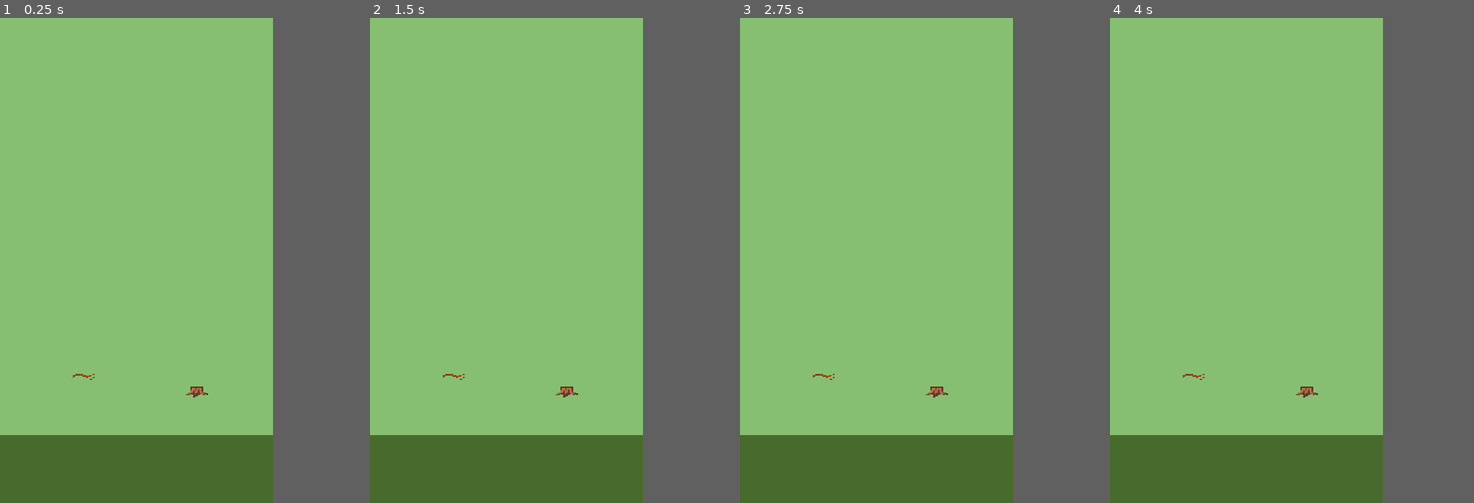
Above: before the commit, frames 1-4 (left to right).
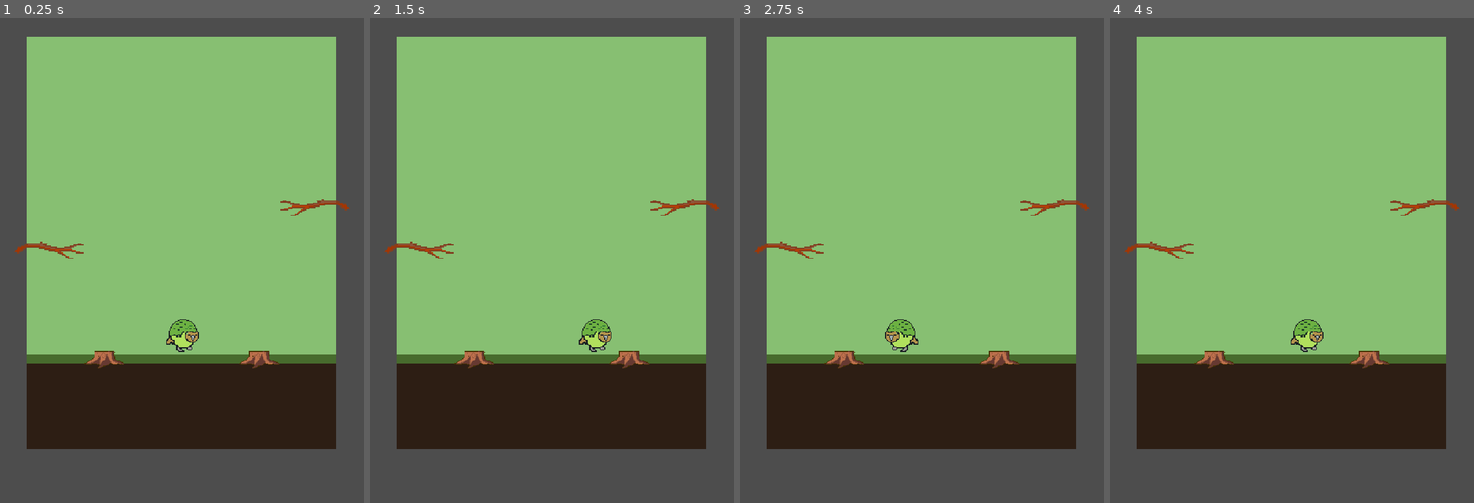
Above: after the commit, the same moments.

Repository: CCp0/Glockapo
Game: Godot game, scene res://scenes/arena.tscn
Two runs of this game, one before a commit and one after it. Both use one fixed random seed, a clock stepped at 60 frames per second and the inputs below.
Inputs (mouse positions are in pixels of both pictures, inside the frame that each line leads up to):
- Up to frame 1 (0.25 s): no input
- Up to frame 2 (1.5 s): tap Enter at 0.5 s; move the mouse to (566, 236) at 0.52 s; hold D (move_right, bound only after the commit) 0.53-1.25 s; tap W (move_up, bound only after the commit) at 0.6, 0.77, 1.07 s; click (566, 236) at 0.67 s; drag from (450, 284) to (493, 357) at 1.27 s
- Up to frame 3 (2.75 s): tap Space at 2 s; move the mouse to (903, 153) at 2.02 s; hold A (move_left, bound only after the commit) from 2.03 s (still down); tap W (move_up, bound only after the commit) at 2.1 s
- Up to frame 4 (4 s): release A (move_left, bound only after the commit) at 2.75 s; drag from (1233, 357) to (1164, 187) at 2.77 s; tap Enter at 3.5 s; move the mouse to (1328, 333) at 3.52 s; hold D (move_right, bound only after the commit) from 3.53 s (still down); tap W (move_up, bound only after the commit) at 3.6, 3.77 s
In our replay, the window is 450x800 before the commit and 600x800 after it. These sizes can differ from the game's own. Grey fills any space a smaller window leaves; there, only what the larger window draws over its background counts as a difference.

The runs differ from the first frame. In frame 1, 45% of the frame differs, in the area x 0-100%, y 0-100%; in frame 2, 45%; in frame 3, 45%; in frame 4, 45%.

Commit message:
Added Kakapo
Updated movement and made the scene appear closer. Edited stump and branches to be more appropriately placed.

Diff:
--- /dev/null
+++ b/autoloads/input_bridge.gd
@@ -0,0 +1,15 @@
+extends Node
+
+var move_vector: Vector2 = Vector2.ZERO
+
+var _touch_move_vector: Vector2 = Vector2.ZERO
+
+
+func _process(_delta: float) -> void:
+	var keyboard_vector: Vector2 = Input.get_vector("move_left", "move_right", "move_up", "move_down")
+	# Keyboard wins when active so desktop testing isn't fighting a leftover touch value.
+	move_vector = keyboard_vector if keyboard_vector != Vector2.ZERO else _touch_move_vector
+
+
+func set_touch_move_vector(vector: Vector2) -> void:
+	_touch_move_vector = vector
--- a/project.godot
+++ b/project.godot
@@ -18,13 +18,37 @@
 [autoload]
 
 GameState="*res://autoloads/game_state.gd"
+InputBridge="*res://autoloads/input_bridge.gd"
 
 [display]
 
 window/size/viewport_width=720
-window/size/viewport_height=1280
+window/size/viewport_height=960
 window/stretch/mode="canvas_items"
 window/stretch/aspect="expand"
+
+[input]
+
+move_left={
+"deadzone": 0.2,
+"events": [Object(InputEventKey,"resource_local_to_scene":false,"resource_name":"","device":-1,"window_id":0,"alt_pressed":false,"shift_pressed":false,"ctrl_pressed":false,"meta_pressed":false,"pressed":false,"keycode":0,"physical_keycode":65,"key_label":0,"unicode":0,"location":0,"echo":false,"script":null)
+]
+}
+move_right={
+"deadzone": 0.2,
+"events": [Object(InputEventKey,"resource_local_to_scene":false,"resource_name":"","device":-1,"window_id":0,"alt_pressed":false,"shift_pressed":false,"ctrl_pressed":false,"meta_pressed":false,"pressed":false,"keycode":0,"physical_keycode":68,"key_label":0,"unicode":0,"location":0,"echo":false,"script":null)
+]
+}
+move_up={
+"deadzone": 0.2,
+"events": [Object(InputEventKey,"resource_local_to_scene":false,"resource_name":"","device":-1,"window_id":0,"alt_pressed":false,"shift_pressed":false,"ctrl_pressed":false,"meta_pressed":false,"pressed":false,"keycode":0,"physical_keycode":87,"key_label":0,"unicode":0,"location":0,"echo":false,"script":null)
+]
+}
+move_down={
+"deadzone": 0.2,
+"events": [Object(InputEventKey,"resource_local_to_scene":false,"resource_name":"","device":-1,"window_id":0,"alt_pressed":false,"shift_pressed":false,"ctrl_pressed":false,"meta_pressed":false,"pressed":false,"keycode":0,"physical_keycode":83,"key_label":0,"unicode":0,"location":0,"echo":false,"script":null)
+]
+}
 
 [layer_names]
 
--- a/resources/biome_config.gd
+++ b/resources/biome_config.gd
@@ -13,6 +13,9 @@
 ## Placeholder ground color until real ground art exists
 @export var ground_color: Color = Color(0.28, 0.42, 0.18)
 
+## Darker base/soil band beneath the ground surface, where stumps sit
+@export var ground_base_color: Color = Color(0.18, 0.12, 0.08)
+
 @export var platform_scenes: Array[PackedScene] = []
 
 ## Enemy scene this biome's spawner instances (forest: wood pigeon).
--- a/resources/biomes/forest.tres
+++ b/resources/biomes/forest.tres
@@ -10,5 +10,6 @@
 display_name = "Forest"
 sky_color = Color(0.53, 0.75, 0.45, 1)
 ground_color = Color(0.28, 0.42, 0.18, 1)
+ground_base_color = Color(0.18, 0.12, 0.08, 1)
 platform_scenes = Array[PackedScene]([ExtResource("2_branch"), ExtResource("3_stump")])
 flight_obstacle_scenes = Array[PackedScene]([])
--- a/scenes/arena.tscn
+++ b/scenes/arena.tscn
@@ -1,28 +1,41 @@
-[gd_scene load_steps=2 format=3 uid="uid://cjcsrpu0o2j4r"]
+[gd_scene format=3 uid="uid://cjcsrpu0o2j4r"]
 
-[ext_resource type="Script" path="res://scripts/arena.gd" id="1_arena_script"]
+[ext_resource type="Script" uid="uid://b5qqta5wsw672" path="res://scripts/arena.gd" id="1_arena_script"]
+[ext_resource type="PackedScene" uid="uid://b1xxw2d3bybh7" path="res://scenes/kakapo.tscn" id="2_kakapo"]
+[ext_resource type="PackedScene" uid="uid://jsg1flrhtt2l" path="res://scenes/ui/virtual_joystick.tscn" id="3_joystick"]
 
 [sub_resource type="RectangleShape2D" id="RectangleShape2D_ground"]
-size = Vector2(720, 180)
+size = Vector2(720, 220)
 
 [node name="Arena" type="Node2D"]
 script = ExtResource("1_arena_script")
 
 [node name="Background" type="Polygon2D" parent="."]
-polygon = PackedVector2Array(0, 0, 720, 0, 720, 1280, 0, 1280)
+polygon = PackedVector2Array(0, 0, 720, 0, 720, 960, 0, 960)
 
 [node name="Ground" type="StaticBody2D" parent="."]
-position = Vector2(360, 1190)
-collision_layer = 1
+position = Vector2(360, 850)
 collision_mask = 0
 
 [node name="CollisionShape2D" type="CollisionShape2D" parent="Ground"]
 shape = SubResource("RectangleShape2D_ground")
 
-[node name="GroundVisual" type="Polygon2D" parent="Ground"]
-polygon = PackedVector2Array(-360, -90, 360, -90, 360, 90, -360, 90)
+[node name="GrassVisual" type="Polygon2D" parent="Ground"]
+polygon = PackedVector2Array(-360, -110, 360, -110, 360, -90, -360, -90)
+
+[node name="SoilVisual" type="Polygon2D" parent="Ground"]
+polygon = PackedVector2Array(-360, -90, 360, -90, 360, 110, -360, 110)
 
 [node name="Platforms" type="Node2D" parent="."]
 
+[node name="Kakapo" parent="." instance=ExtResource("2_kakapo")]
+position = Vector2(360, 650)
+
 [node name="MainCamera" type="Camera2D" parent="."]
-position = Vector2(360, 640)
+position = Vector2(360, 520)
+zoom = Vector2(0.85, 0.85)
+
+[node name="HUD" type="CanvasLayer" parent="."]
+
+[node name="VirtualJoystick" parent="HUD" instance=ExtResource("3_joystick")]
+layout_mode = 3
--- /dev/null
+++ b/scenes/kakapo.tscn
@@ -0,0 +1,20 @@
+[gd_scene format=3 uid="uid://b1xxw2d3bybh7"]
+
+[ext_resource type="Script" path="res://scripts/kakapo.gd" id="1_kakapo_script"]
+[ext_resource type="Texture2D" uid="uid://cs7yjjmbf2lu6" path="res://assets/kakapo/Kakapo Sprite.png" id="2_kakapo_tex"]
+
+[sub_resource type="CapsuleShape2D" id="CapsuleShape2D_kakapo"]
+radius = 44.0
+height = 97.0
+
+[node name="Kakapo" type="CharacterBody2D"]
+collision_layer = 4
+collision_mask = 3
+script = ExtResource("1_kakapo_script")
+
+[node name="Sprite2D" type="Sprite2D" parent="."]
+scale = Vector2(2.2, 2.2)
+texture = ExtResource("2_kakapo_tex")
+
+[node name="CollisionShape2D" type="CollisionShape2D" parent="."]
+shape = SubResource("CapsuleShape2D_kakapo")
--- /dev/null
+++ b/scenes/ui/virtual_joystick.tscn
@@ -0,0 +1,14 @@
+[gd_scene load_steps=2 format=3 uid="uid://l4z2sldi6ghcv"]
+
+[ext_resource type="Script" path="res://scripts/virtual_joystick.gd" id="1_joystick_script"]
+
+[node name="VirtualJoystick" type="Control"]
+custom_minimum_size = Vector2(120, 120)
+offset_left = 40.0
+offset_top = -160.0
+offset_right = 160.0
+offset_bottom = -40.0
+anchors_preset = 2
+anchor_top = 1.0
+anchor_bottom = 1.0
+script = ExtResource("1_joystick_script")
--- a/scripts/arena.gd
+++ b/scripts/arena.gd
@@ -1,26 +1,20 @@
 extends Node2D
 
-## The ground arena — first end-to-end draft is the forest biome
-## (docs/TECH_PLAN.md §17 step 1). Ground/sky colors and platform scenes
-## are read from `biome` rather than hardcoded, so swapping in a sea or
-## city biome later is a resource + level-layout change, not a rewrite.
-## Kakapo, gun, enemies, and rocks all land in later commits.
-
-# Defaults to the forest resource directly (not GameState.current_biome)
-# so this scene stays loadable/testable standalone, independent of
-# autoload init order. Once Main.tscn exists (flight milestone) it can
-# assign GameState.current_biome onto an Arena instance before use.
+# Defaults to the forest resource currently (not GameState.current_biome)
 @export var biome: BiomeConfig = preload("res://resources/biomes/forest.tres")
 
-## Hand-authored level layout: which entry of biome.platform_scenes to
-## place, and where. Positions are in this scene's local space.
+# scene_index into biome.platform_scenes (0 = branch, 1 = stump for forest).
+# Negative scale.x mirrors a branch so it reads as entering from the right.
 @export var platform_layout: Array[Dictionary] = [
-	{"scene_index": 0, "position": Vector2(220, 940)},
-	{"scene_index": 1, "position": Vector2(520, 980)},
+	{"scene_index": 0, "position": Vector2(50, 480), "scale": Vector2(2.6, 2.6)},
+	{"scene_index": 0, "position": Vector2(670, 380), "scale": Vector2(-2.6, 2.6)},
+	{"scene_index": 1, "position": Vector2(180, 740), "scale": Vector2(1.5, 1.5)},
+	{"scene_index": 1, "position": Vector2(540, 740), "scale": Vector2(1.5, 1.5)},
 ]
 
 @onready var background: Polygon2D = $Background
-@onready var ground_visual: Polygon2D = $Ground/GroundVisual
+@onready var grass_visual: Polygon2D = $Ground/GrassVisual
+@onready var soil_visual: Polygon2D = $Ground/SoilVisual
 @onready var platforms: Node2D = $Platforms
 
 
@@ -31,7 +25,8 @@
 
 func _apply_biome_colors() -> void:
 	background.color = biome.sky_color
-	ground_visual.color = biome.ground_color
+	grass_visual.color = biome.ground_color
+	soil_visual.color = biome.ground_base_color
 
 
 func _spawn_platforms() -> void:
@@ -39,4 +34,5 @@
 		var scene: PackedScene = biome.platform_scenes[entry["scene_index"]]
 		var instance: Node2D = scene.instantiate()
 		instance.position = entry["position"]
+		instance.scale = entry.get("scale", Vector2.ONE)
 		platforms.add_child(instance)
--- /dev/null
+++ b/scripts/kakapo.gd
@@ -0,0 +1,16 @@
+extends CharacterBody2D
+
+const SPEED := 220.0
+const GRAVITY := 1400.0
+
+@onready var sprite: Sprite2D = $Sprite2D
+
+
+func _physics_process(delta: float) -> void:
+	velocity.x = InputBridge.move_vector.x * SPEED
+	if not is_on_floor():
+		velocity.y += GRAVITY * delta
+	move_and_slide()
+
+	if velocity.x != 0.0:
+		sprite.flip_h = velocity.x < 0.0
--- /dev/null
+++ b/scripts/virtual_joystick.gd
@@ -0,0 +1,38 @@
+extends Control
+
+const BASE_RADIUS := 60.0
+const KNOB_RADIUS := 28.0
+const MAX_KNOB_OFFSET := 50.0
+
+var _touch_index: int = -1
+var _knob_offset: Vector2 = Vector2.ZERO
+
+
+func _ready() -> void:
+	visible = OS.has_feature("mobile")
+
+
+func _draw() -> void:
+	draw_circle(Vector2.ZERO, BASE_RADIUS, Color(1, 1, 1, 0.25))
+	draw_circle(_knob_offset, KNOB_RADIUS, Color(1, 1, 1, 0.5))
+
+
+func _gui_input(event: InputEvent) -> void:
+	if event is InputEventScreenTouch:
+		if event.pressed and _touch_index == -1:
+			_touch_index = event.index
+			_update_knob(event.position)
+		elif not event.pressed and event.index == _touch_index:
+			_touch_index = -1
+			_knob_offset = Vector2.ZERO
+			InputBridge.set_touch_move_vector(Vector2.ZERO)
+			queue_redraw()
+	elif event is InputEventScreenDrag and event.index == _touch_index:
+		_update_knob(event.position)
+
+
+func _update_knob(local_position: Vector2) -> void:
+	var offset: Vector2 = local_position - size / 2.0
+	_knob_offset = offset.limit_length(MAX_KNOB_OFFSET)
+	InputBridge.set_touch_move_vector(_knob_offset / MAX_KNOB_OFFSET)
+	queue_redraw()
Not shown, added: autoloads/input_bridge.gd.uid
Not shown, added: scripts/kakapo.gd.uid
Not shown, added: scripts/virtual_joystick.gd.uid
